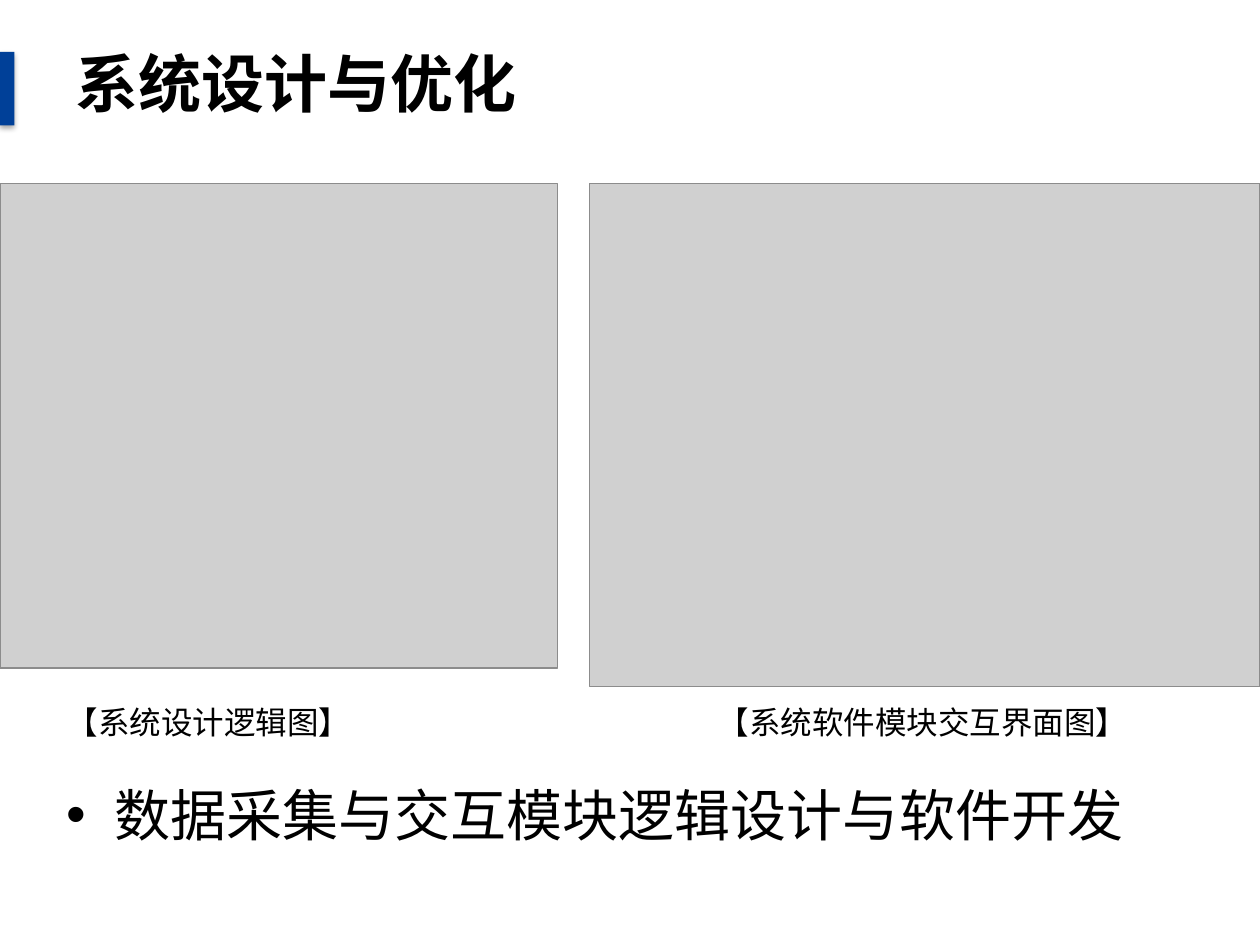
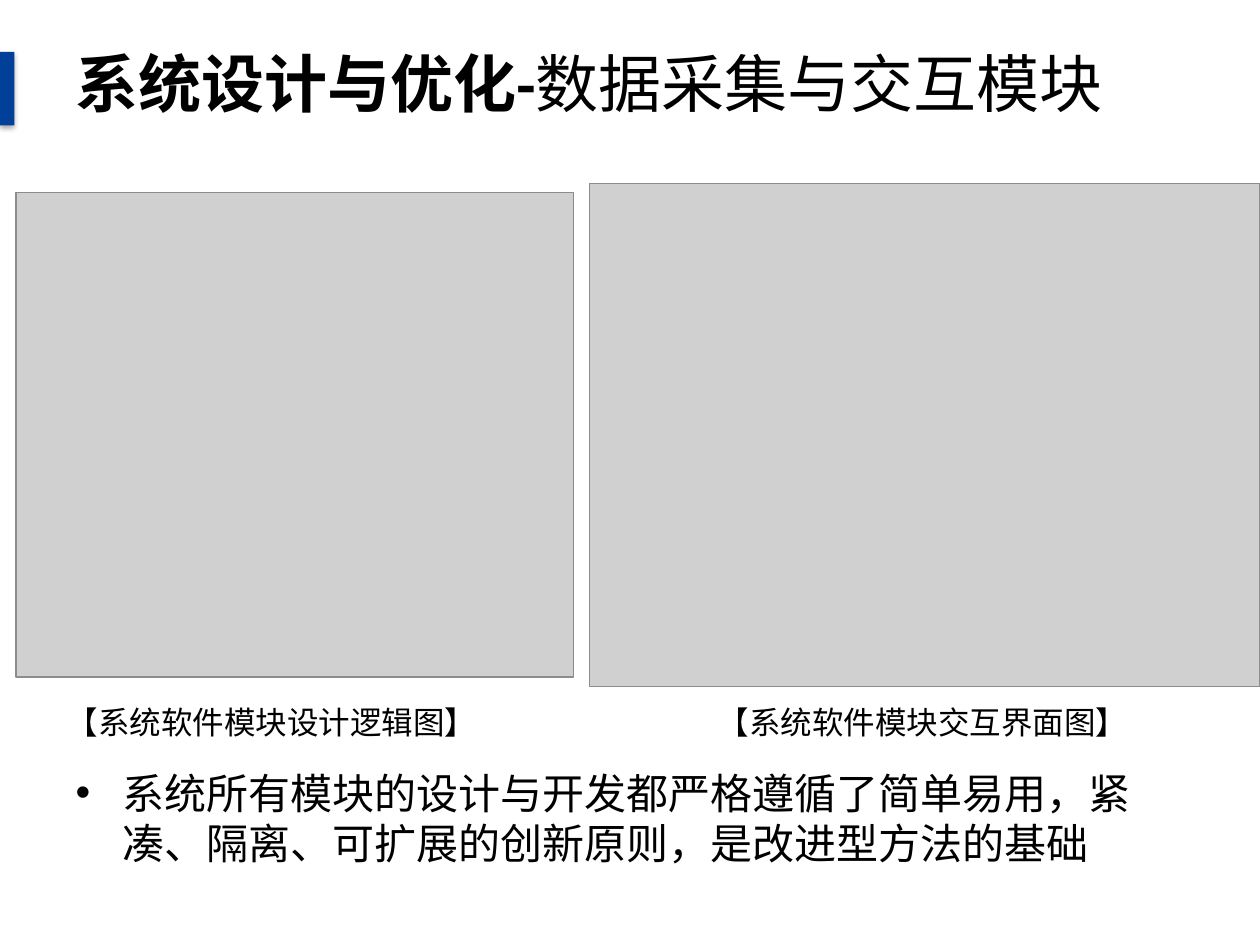
Before and after one commit to danxibao/NDAPapers, a slide deck: slide 16 of 毕业答辩报告.pptx. Drawn at 1260x945 pixels with LibreOffice and Linux fonts; fonts in the diff are those of the drawing; grey boxes stand for pictures; background and template pictures are left out. Boxes give left, top, right and bottom in pixels: in the first picture for what was removed or moved away, otherwise in the second. Text is boxed around its words. In the diff, an @@ line names an element or a change of style, - is before the commit and + after.

Commit message:
0108

```diff
--- a/毕业答辩报告.pptx
+++ b/毕业答辩报告.pptx
@@ title at <box>75,53,1102,113</box>: text changed; bold off @@
-系统设计与优化
+系统设计与优化-数据采集与交互模块
@@ picture: place and size @@
-picture at <box>0,184,558,668</box>
+picture at <box>16,193,575,677</box>
@@ text at <box>67,707,477,737</box>: text changed @@
-【系统设计逻辑图】
+【系统软件模块设计逻辑图】
@@ text at <box>123,773,1131,864</box>: text changed; size 32 to 24 pt @@
-• 数据采集与交互模块逻辑设计与软件开发
+• 系统所有模块的设计与开发都严格遵循了简单易用，紧凑、隔离、可扩展的创新原则，是改进型方法的基础
```
Also in this commit, not shown: 6 other slides changed.
